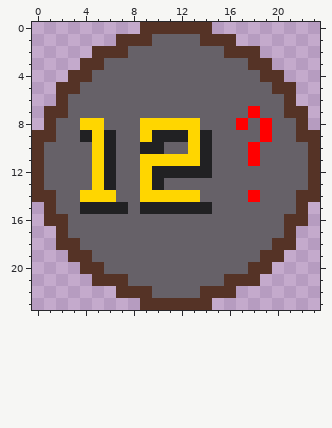
Edited in one commit: pixel-art sprite (art/CannonTower.png). Above is the file before it was changed.
The file is 24x24 pixels. Pixels under 10% opacity are left out. Colours within 5 levels of each other are drawn and written as one.
The same view after the edit:
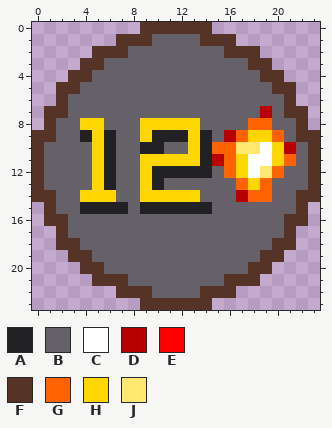
Palette (. is transparent): A #212123  B #666168  C #ffffff  D #b70000  E #ff0000  F #553326  G #ff6200  H #ffd600  J #ffe770
Change:
@@ x 13..23 @@
  6 BBBBBBBBF..
- 7 BBBBBEBBFF.
- 8 HBBBEBEBBF.
- 9 HABBBBEBBFF
-10 HABBBEBBBBF
-11 HABBBEBBBBF
-12 AABBBBBBBBF
-13 BBBBBBBBBBF
-14 HBBBBEBBBFF
+ 7 BBBBBBDBFF.
+ 8 HBBBBGGBBF.
+ 9 HABDGHHGBFF
+10 HAGGJJCHDBF
+11 HADGHCCHGBF
+12 AABGHCJGBBF
+13 BBBBGHGBBBF
+14 HBBBDGGBBFF
 15 AABBBBBBBF.
Where, in picture pixels (left, top, right, bottom), the same in both pictures:
changed: (212, 106, 296, 202)
